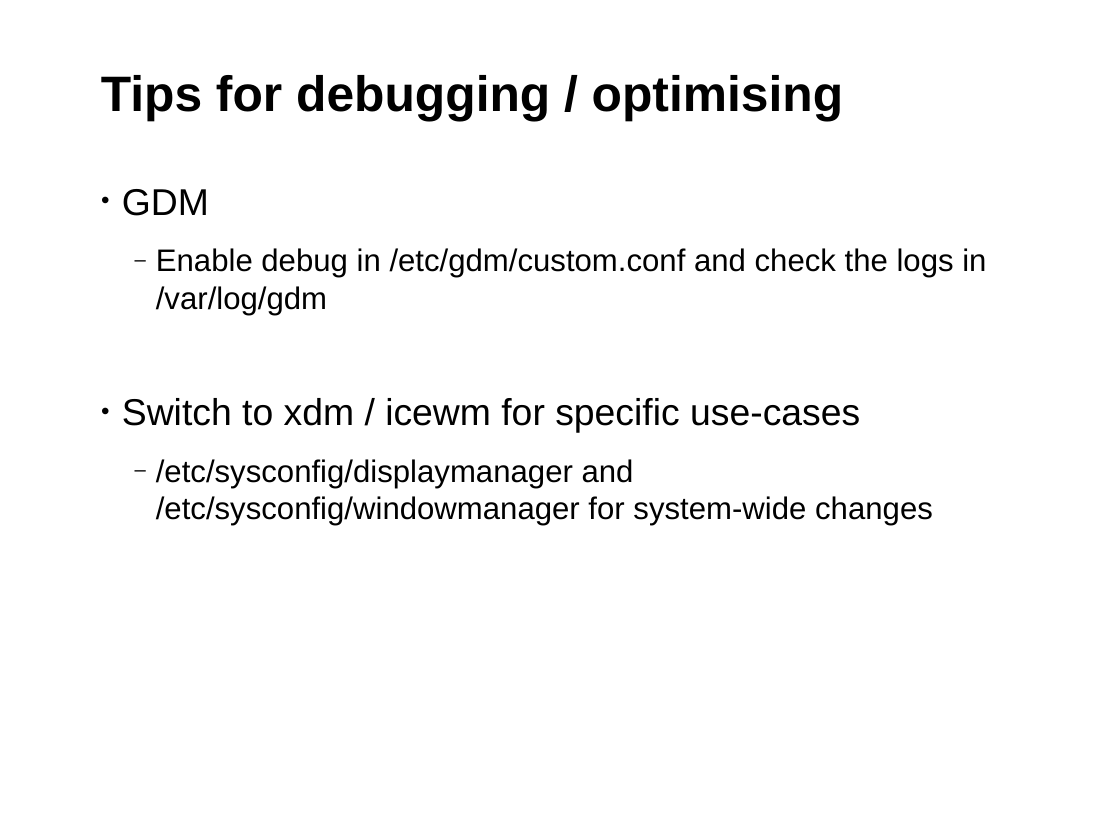
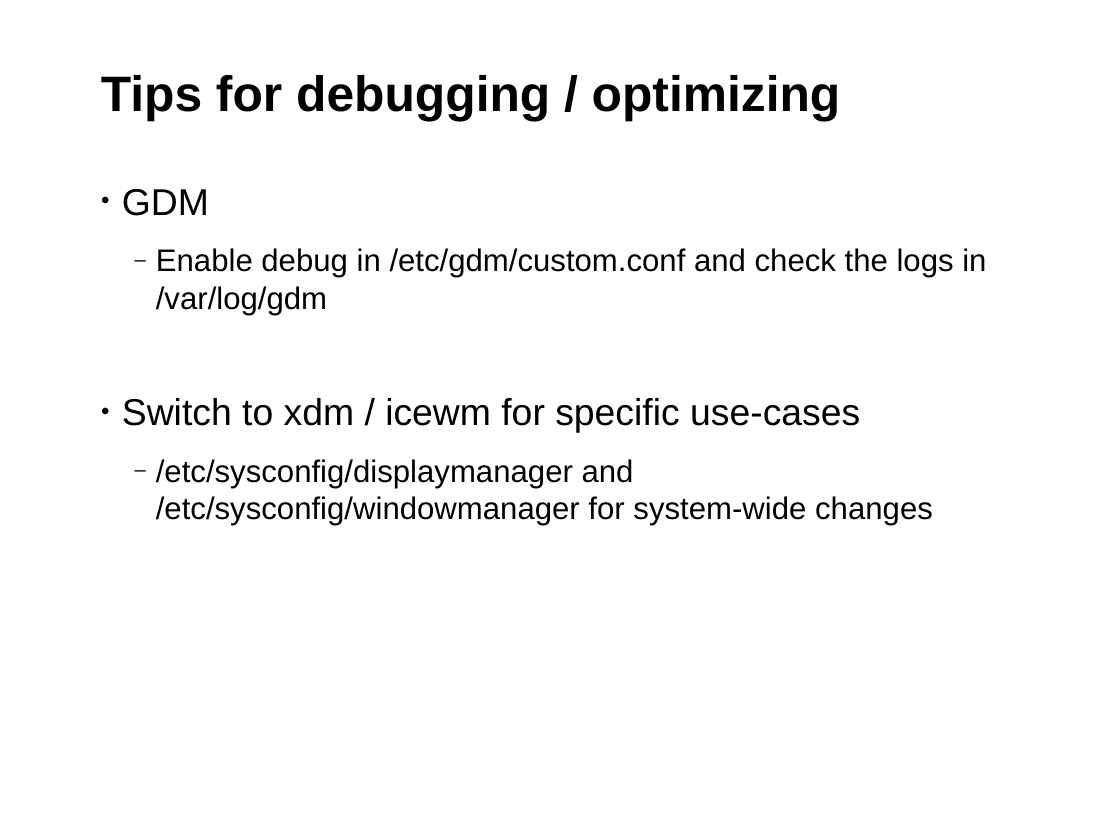
Before and after one commit to sreeves/presentation, a slide deck: slide 11 of SUSECON_2015_RemoteDesktop.odp. Drawn at 1120x840 pixels with LibreOffice and Linux fonts; fonts in the diff are those of the drawing; background and template pictures are left out. Boxes give left, top, right and bottom in pixels: in the first picture for what was removed or moved away, otherwise in the second. Text is boxed around its words. In the diff, an @@ line names an element or a change of style, - is before the commit and + after.

Commit message:
fix title page and spelling on slide 11

```diff
--- a/SUSECON_2015_RemoteDesktop.odp
+++ b/SUSECON_2015_RemoteDesktop.odp
@@ title at [101,75,841,122]: text changed @@
-Tips for debugging / optimising
+Tips for debugging / optimizing
```
Also in this commit, not shown: 1 other slide changed.
